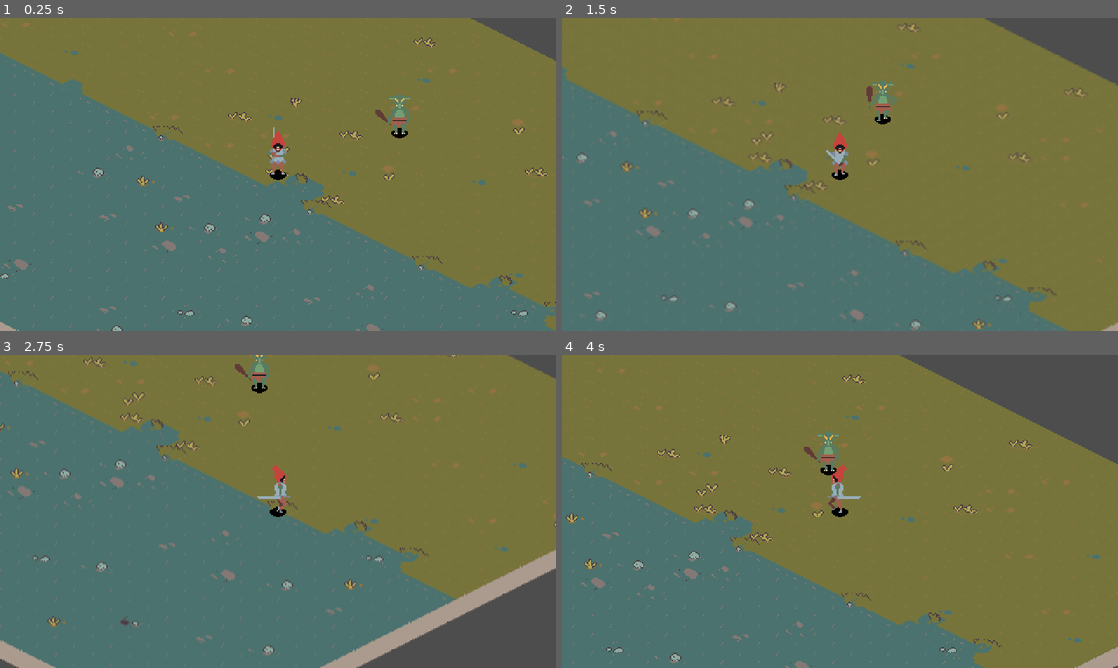
Above: before the commit, frames 1-4 (two rows, left to right).
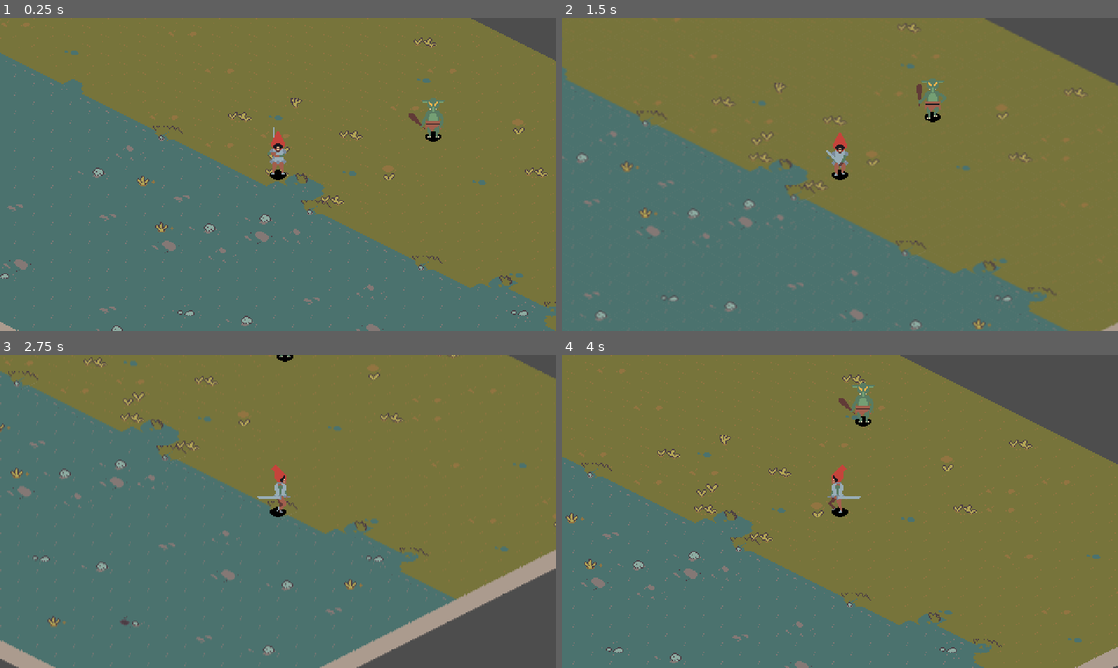
Above: after the commit, the same moments.

Repository: BadDimensions/shining-iso
Game: Godot game, scene res://main_game_scene.tscn
The game is run twice, just before and just after one commit, with the same random seed, the same clock (stepped at 60 frames per second) and the same inputs.
Inputs:
- Up to frame 1 (0.25 s): no input
- Up to frame 2 (1.5 s): hold Right (right) 0.53-1.28 s; hold Z (attack) 0.53-1.28 s; hold Down (down) from 1.28 s (still down); tap Z (attack) at 1.35 s
- Up to frame 3 (2.75 s): release Down (down) at 2.03 s; hold Right (right) from 2.03 s (still down); hold Z (attack) from 2.03 s (still down)
- Up to frame 4 (4 s): release Right (right) at 2.78 s; release Z (attack) at 2.78 s; hold Up (up) 2.78-3.53 s; tap Z (attack) at 2.85 s; hold Left (left) from 3.53 s (still down); hold Z (attack) from 3.53 s (still down)

The runs differ from the first frame. In frame 1, 0.8% of the frame differs, in the area x 67-80%, y 24-40%; in frame 2, 0.8%; in frame 3, 0.4%; in frame 4, 0.8%.

Commit message:
Update gorblin.tscn

Diff:
--- a/enemies/gorblin.tscn
+++ b/enemies/gorblin.tscn
@@ -396,7 +396,7 @@
 [sub_resource type="CircleShape2D" id="CircleShape2D_irknb"]
 
 [node name="gorblin" type="CharacterBody2D" unique_id=720483896]
-collision_layer = 256
+collision_mask = 16
 script = ExtResource("1_3q6jj")
 
 [node name="Sprite2D" type="Sprite2D" parent="." unique_id=279699007]
